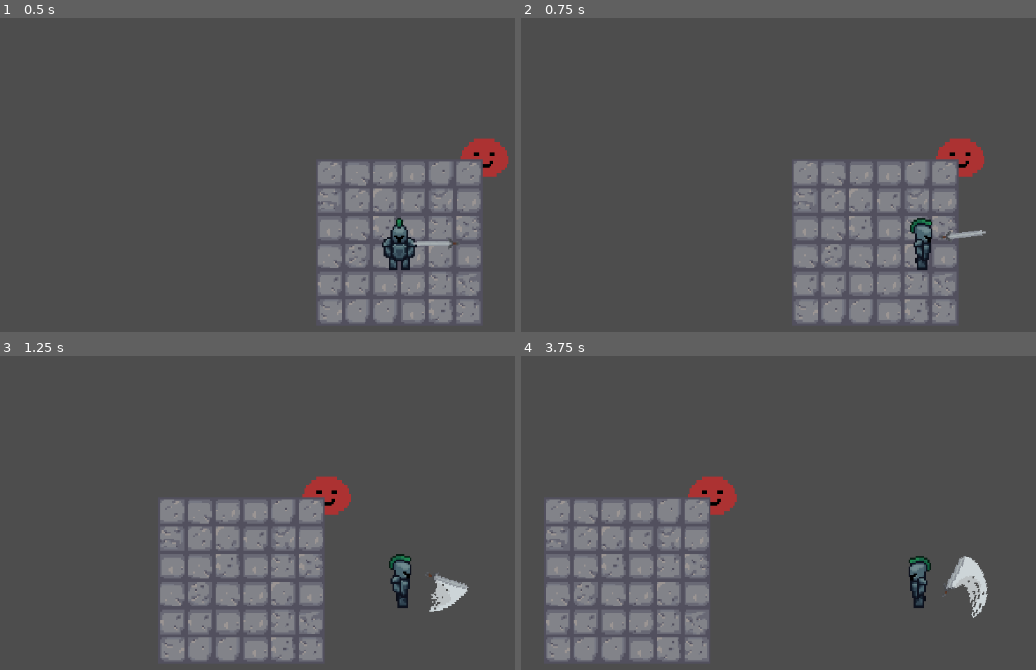
Above: before the commit, frames 1-4 (two rows, left to right).
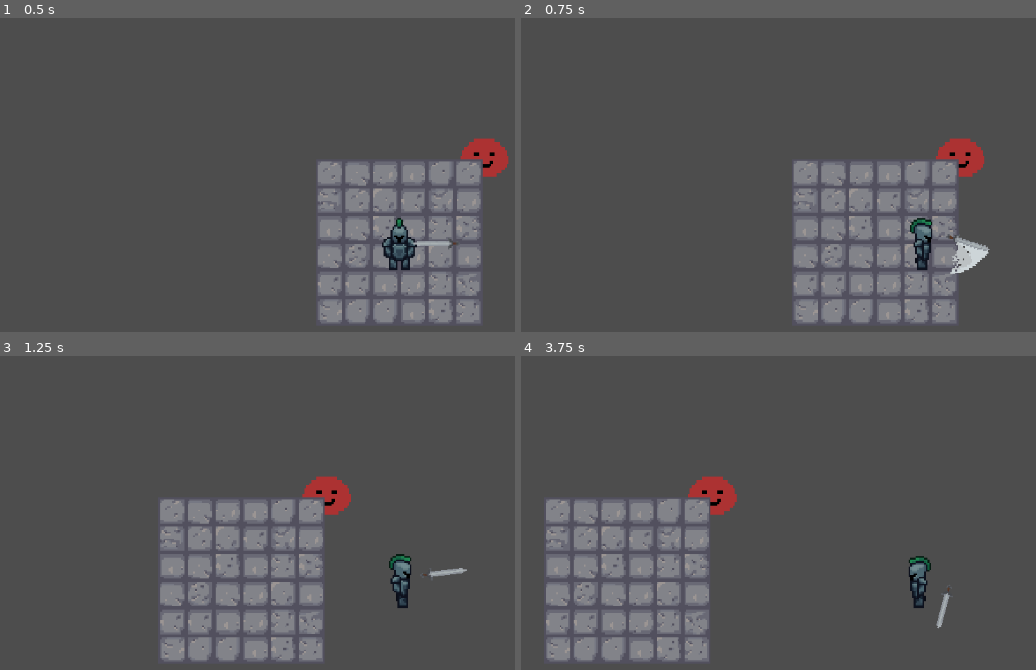
Above: after the commit, the same moments.

Repository: DyslexicWolf/HackNSlashing
Game: Godot game, scene res://Scenes/game.tscn
Same seed, same stepped clock (60 frames per second), same inputs: the game is played once before the commit and once after it.
Inputs (mouse positions are in pixels of both pictures, inside the frame that each line leads up to):
- Up to frame 1 (0.5 s): no input
- Up to frame 2 (0.75 s): tap Enter at 0.5 s; move the mouse to (outside the picture) at 0.52 s; press the mouse at (outside the picture) at 0.53 s; hold D (move_right) from 0.53 s (still down)
- Up to frame 3 (1.25 s): keep holding D (move_right)
- Up to frame 4 (3.75 s): move the mouse to (763, 604) at 1.27 s; release D (move_right) at 1.28 s; release the mouse at (763, 604) at 1.28 s; hold S (move_down) 1.28-2.03 s; click (763, 604) at 1.35 s; move the mouse to (999, 481) at 2.02 s; press the mouse at (999, 481) at 2.03 s; hold D (move_right) 2.03-2.78 s; move the mouse to (outside the picture) at 2.77 s; release the mouse at (outside the picture) at 2.78 s; hold W (move_up) 2.78-3.53 s; click (outside the picture) at 2.85 s; move the mouse to (outside the picture) at 3.52 s; press the mouse at (outside the picture) at 3.53 s; hold A (move_left) from 3.53 s (still down)

Frame 1 is identical in both runs. In frame 2, 0.6% of the frame differs, in the area x 81-92%, y 67-82%; in frame 3, 0.6%; in frame 4, 0.9%, in the area x 80-91%, y 63-87%.

Commit message:
Update sword.tscn

Diff:
--- a/hacknslashing/Components/sword.tscn
+++ b/hacknslashing/Components/sword.tscn
@@ -65,9 +65,9 @@
 "duration": 1.0,
 "texture": SubResource("AtlasTexture_ibosg")
 }],
-"loop": true,
+"loop": false,
 "name": &"attack",
-"speed": 3.0
+"speed": 13.0
 }, {
 "frames": [{
 "duration": 1.0,
@@ -92,8 +92,10 @@
 
 [node name="AnimatedSprite2D" type="AnimatedSprite2D" parent="."]
 sprite_frames = SubResource("SpriteFrames_d6wag")
-animation = &"idle"
+animation = &"attack"
 autoplay = "idle"
+frame = 5
+frame_progress = 1.0
 
 [node name="HitBox" type="Area2D" parent="."]
 collision_mask = 0
